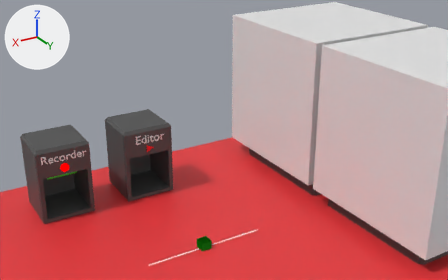
The glTF model ActionStudio/ImmersiveExperience/assets/action_studio.glb, before and after one commit.
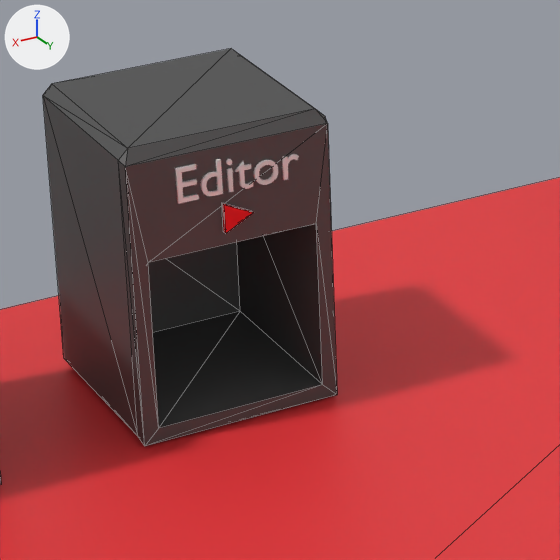
There are two pictures of each version: one from a camera (50 mm lens) standing at (0.6, 0.553, 1.582) and looking at (-0.211, -0.799, 0.906), one close up on the part from 21% to 50% of the width and 35% to 81% of the height. Lighting does not change. The marker at upper left points along +X, +Y and +Z. The older version's two pictures come first. The close-ups show mesh edges as thin lines. Where no turn or scale is listed for an object, it has been applied to the vertices.

Objects in the first close-up: 'editor', 'table', 'text_editor' and 1 more.
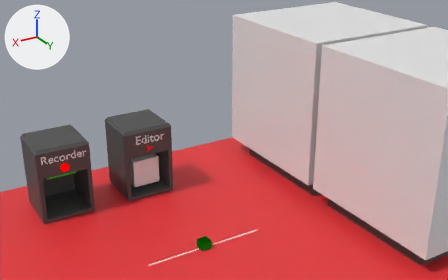
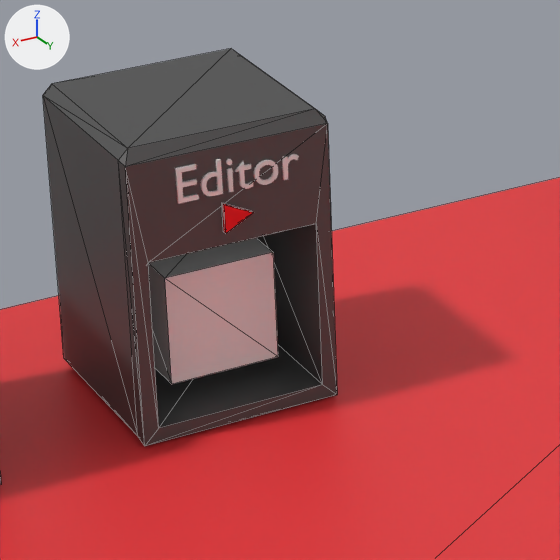
Patch to the scene script:
```diff
--- a/ActionStudio/ImmersiveExperience/assets/action_studio.glb.py
+++ b/ActionStudio/ImmersiveExperience/assets/action_studio.glb.py
@@ ob_editor_volume @@
+ob_editor_volume = bpy.data.objects.new('editor_volume', me_cube_014.copy())  # the mesh of ob_counterexamples_volume
+ob_editor_volume.location = (0.0, -0.8921, 0.8382)
+ob_editor_volume.scale = (0.037, 0.037, 0.037)
```

What differs and where, as boxes [x1, y1, x2, y2] in the close-ups (560 x 560 px):
'editor_volume', added: after [148, 238, 278, 384]
